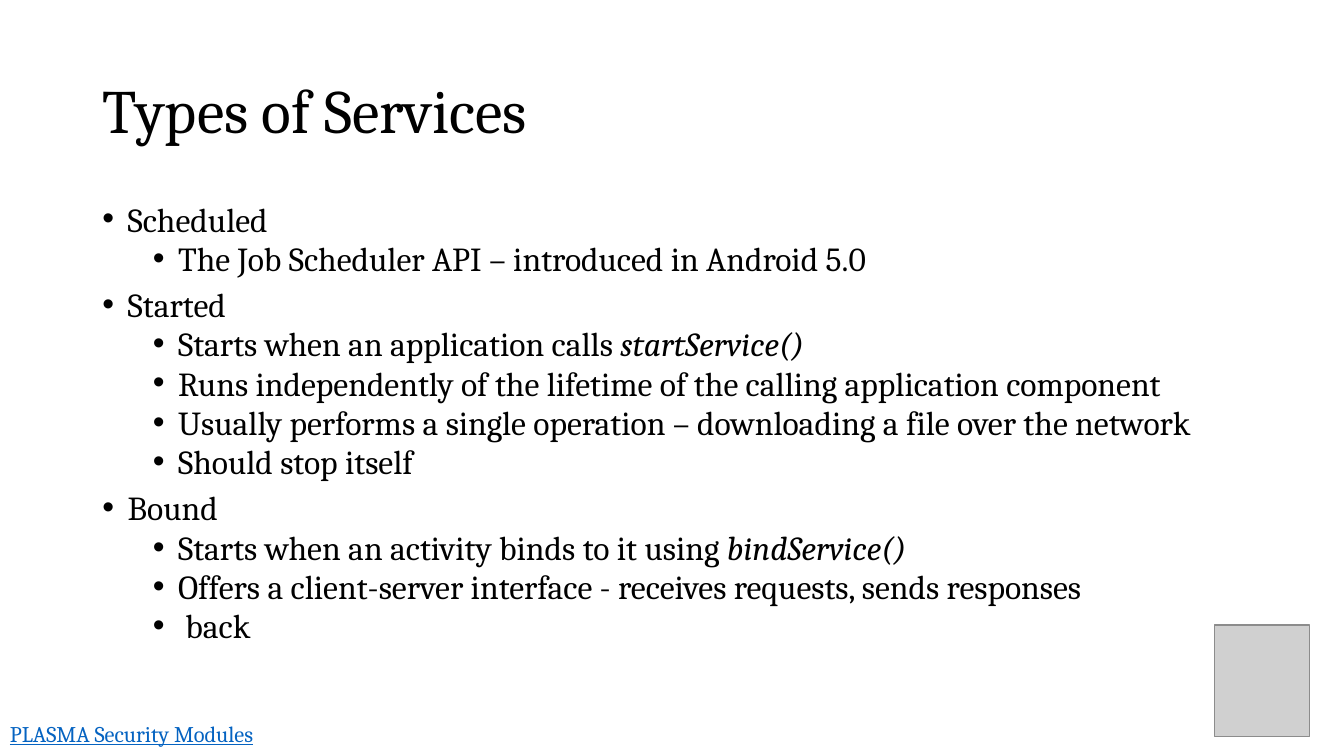
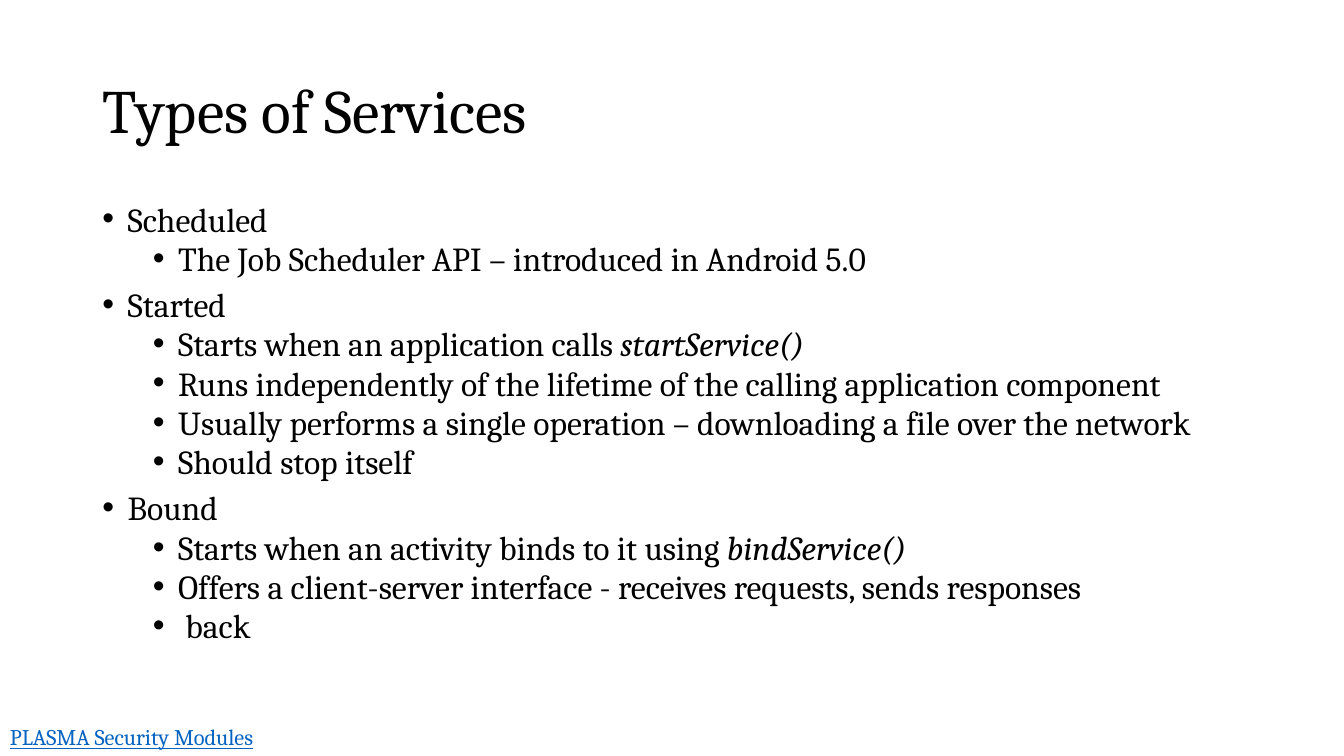
Before and after one commit to dan7800/VulnerableAndroidAppOracle, a slide deck: slide 3 of Vulnerabilities/Services/Services_Android.pptx. Drawn at 1344x756 pixels with LibreOffice and Linux fonts; fonts in the diff are those of the drawing; grey boxes stand for pictures; background and template pictures are left out. Boxes give left, top, right and bottom in pixels: in the first picture for what was removed or moved away, otherwise in the second. Text is boxed around its words. In the diff, an @@ line names an element or a change of style, - is before the commit and + after.

Commit message:
Added slides for the Vulnerabilities - Actviity Access and Intents Updated the Services presentation to add the transparent bot logo

```diff
--- a/Vulnerabilities/Services/Services_Android.pptx
+++ b/Vulnerabilities/Services/Services_Android.pptx
@@ picture removed at (x1=1215, y1=625, x2=1310, y2=737) @@
@@ text removed at (x1=10, y1=726, x2=253, y2=747) @@
-PLASMA Security Modules
@@ text added at (x1=10, y1=729, x2=253, y2=750), 16 pt, text #0563C1, underline @@
+PLASMA Security Modules
```
Also in this commit, not shown: 7 other slides changed, 2 other files.
